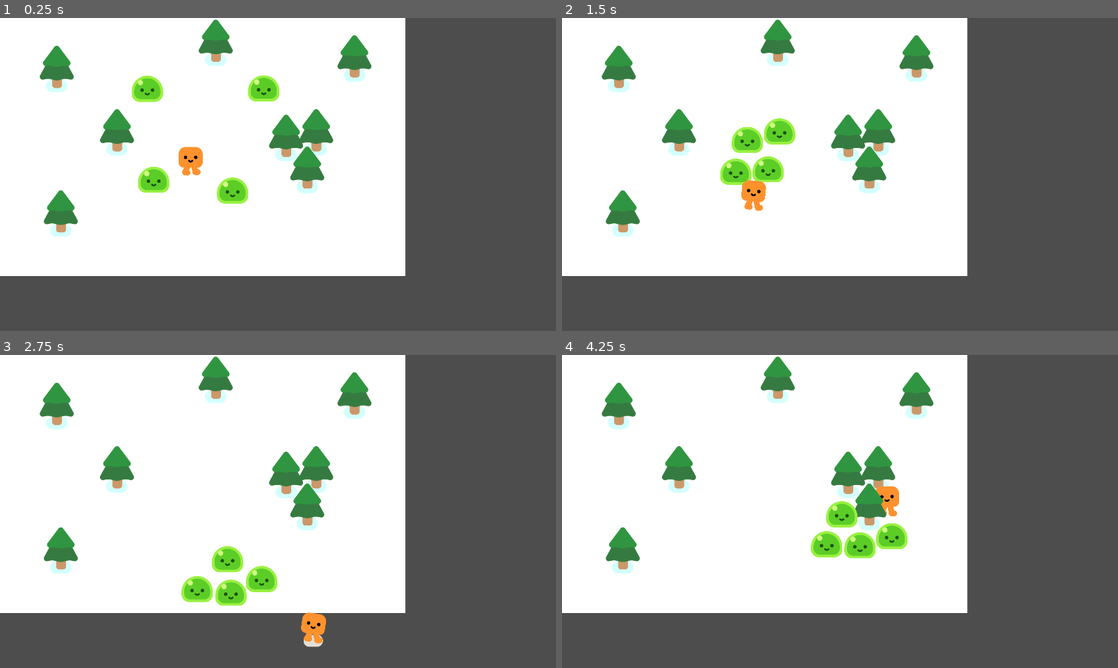
Above: before the commit, frames 1-4 (two rows, left to right).
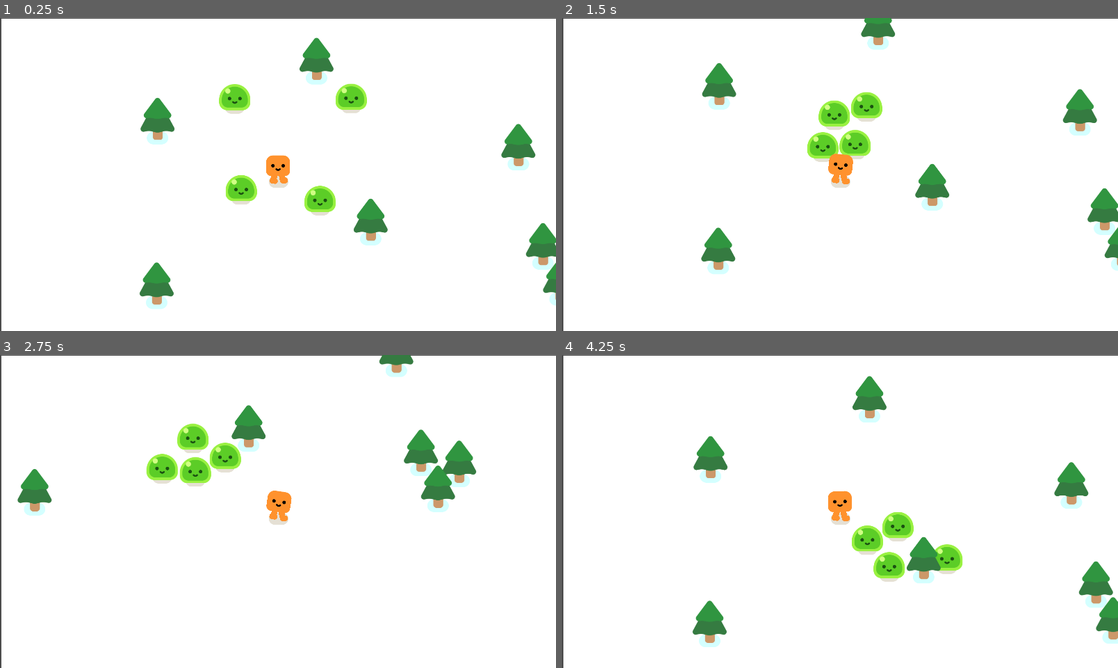
Above: after the commit, the same moments.

Repository: lapointek/bullet-storm
Game: Godot game, scene res://bullet_storm.tscn
The game is run twice, just before and just after one commit, with the same random seed, the same clock (stepped at 60 frames per second) and the same inputs.
Inputs:
- Up to frame 1 (0.25 s): no input
- Up to frame 2 (1.5 s): hold D (move_right) 0.53-1.28 s; hold S (move_down) from 1.28 s (still down)
- Up to frame 3 (2.75 s): release S (move_down) at 2.03 s; hold D (move_right) from 2.03 s (still down)
- Up to frame 4 (4.25 s): release D (move_right) at 2.78 s; hold W (move_up) 2.78-3.53 s; hold A (move_left) from 3.53 s (still down)

The runs differ from the first frame. In frame 1, 50% of the frame differs, in the area x 0-100%, y 0-100%; in frame 2, 50%; in frame 3, 50%; in frame 4, 49%.

Commit message:
feat: add camera to player object

Diff:
--- a/bullet_storm.tscn
+++ b/bullet_storm.tscn
@@ -7,9 +7,14 @@
 [node name="Game" type="Node2D"]
 y_sort_enabled = true
 
-[node name="ColorRect" type="ColorRect" parent="."]
-offset_right = 1400.0
-offset_bottom = 890.0
+[node name="CanvasLayer" type="CanvasLayer" parent="."]
+layer = -1
+
+[node name="ColorRect" type="ColorRect" parent="CanvasLayer"]
+offset_left = 5.0
+offset_top = 3.0
+offset_right = 2098.0
+offset_bottom = 1192.0
 
 [node name="Player" parent="." instance=ExtResource("1_q8rf8")]
 position = Vector2(658, 511)
@@ -27,25 +32,28 @@
 position = Vector2(966, 228)
 
 [node name="PineTree" parent="." instance=ExtResource("2_8bnlw")]
-position = Vector2(196, 225)
+position = Vector2(242, 376)
 
 [node name="PineTree2" parent="." instance=ExtResource("2_8bnlw")]
-position = Vector2(404, 444)
+position = Vector2(978, 724)
 
 [node name="PineTree3" parent="." instance=ExtResource("2_8bnlw")]
-position = Vector2(988, 463)
+position = Vector2(1573, 808)
 
 [node name="PineTree4" parent="." instance=ExtResource("2_8bnlw")]
-position = Vector2(1092, 444)
+position = Vector2(1705, 846)
 
 [node name="PineTree5" parent="." instance=ExtResource("2_8bnlw")]
-position = Vector2(210, 724)
+position = Vector2(239, 944)
 
 [node name="PineTree6" parent="." instance=ExtResource("2_8bnlw")]
-position = Vector2(1061, 573)
+position = Vector2(1632, 932)
 
 [node name="PineTree7" parent="." instance=ExtResource("2_8bnlw")]
-position = Vector2(1224, 189)
+position = Vector2(1751, 226)
 
 [node name="PineTree8" parent="." instance=ExtResource("2_8bnlw")]
-position = Vector2(745, 135)
+position = Vector2(791, 169)
+
+[node name="PineTree9" parent="." instance=ExtResource("2_8bnlw")]
+position = Vector2(1488, 466)
--- a/player.tscn
+++ b/player.tscn
@@ -16,3 +16,5 @@
 [node name="CollisionShape2D" type="CollisionShape2D" parent="."]
 position = Vector2(2, 25)
 shape = SubResource("CircleShape2D_onrkg")
+
+[node name="Camera2D" type="Camera2D" parent="."]
